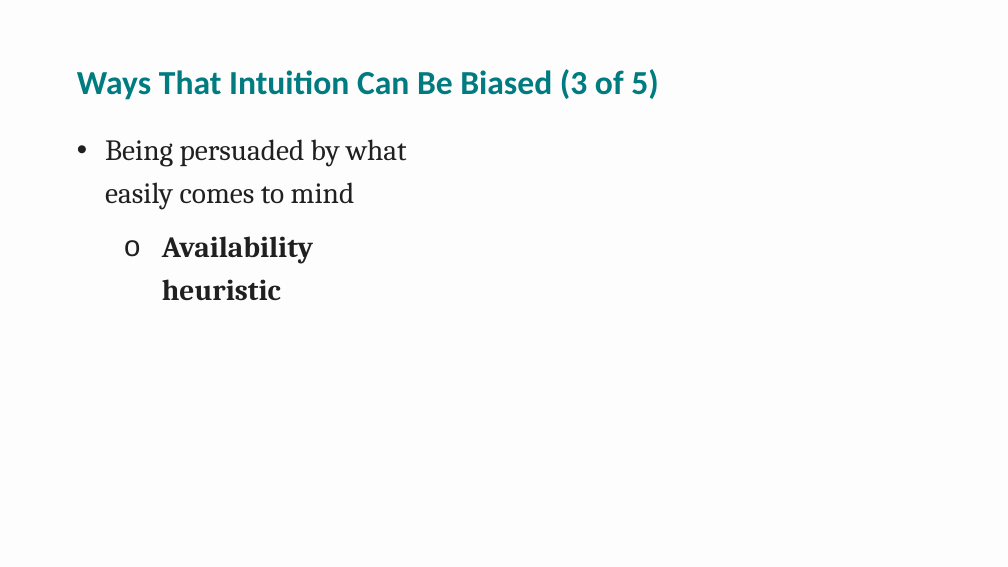
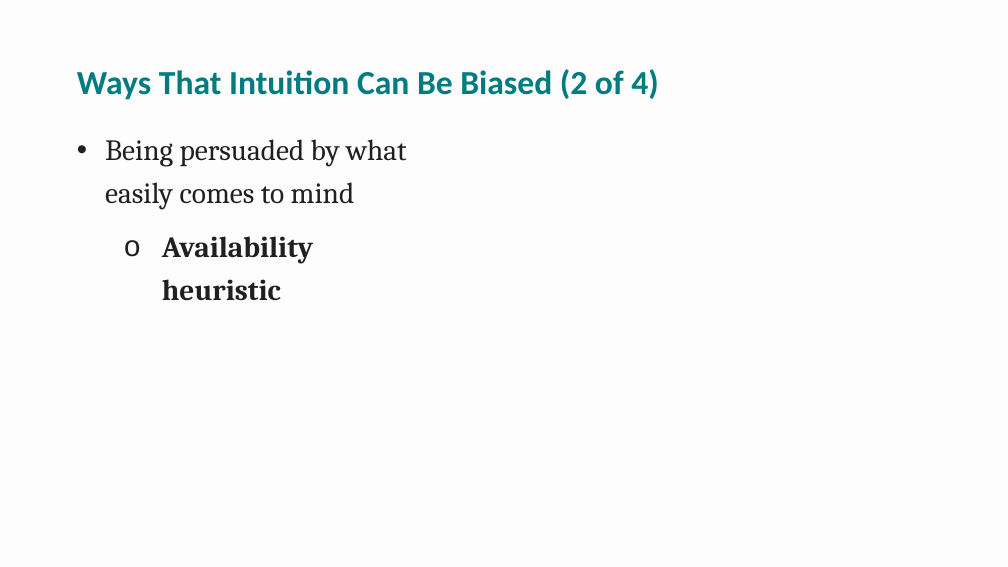
Before and after one commit to npm27/Teaching-Materials, a slide deck: slide 9 of Research Methods/Spring 26/Slides/2 Chapter 2.pptx (slide 11 before the commit). Drawn at 1008x567 pixels with LibreOffice and Linux fonts; fonts in the diff are those of the drawing. Boxes give left, top, right and bottom in pixels: in the first picture for what was removed or moved away, otherwise in the second. Text is boxed around its words. In the diff, an @@ line names an element or a change of style, - is before the commit and + after.

```diff
--- a/Research Methods/Spring 26/Slides/2 Chapter 2.pptx
+++ b/Research Methods/Spring 26/Slides/2 Chapter 2.pptx
@@ title at (x1=77, y1=69, x2=658, y2=100): text changed @@
-Ways That Intuition Can Be Biased (3 of 5)
+Ways That Intuition Can Be Biased (2 of 4)
```
Also in this commit, not shown: 7 other slides changed, 4 slides removed.
